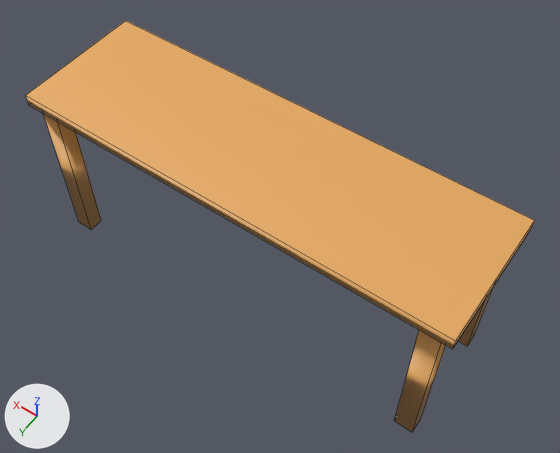
One commit to the FBX model Sources/Assets/Models/table.fbx: the scene before it, then after it.
Before and after are seen from a 50 mm lens placed at (-0.0745, 0.0982, 0.1322), pointed at (-0.0034, -0.0013, -0.024). Lighting does not change. The marker at lower left points along +X, +Y and +Z. Mesh edges are drawn as thin lines.

In view in the first picture: 'table'.
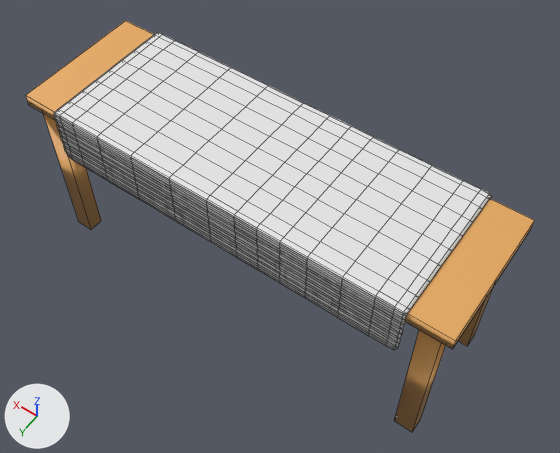
Boxes (x1, y1, x2, y2) around the edits, measured in the pictures (560 x 453 px):
'nape', added: after (54, 32, 492, 350)
'table', unchanged, covered by the edit: (26, 21, 535, 432) in both

The change, as a diff of the scene's bpy script:
```diff
--- a/Sources/Assets/Models/table.fbx.py
+++ b/Sources/Assets/Models/table.fbx.py
@@ mat_coussin_002 @@
+mat_coussin_002 = principled_material('Coussin_002')
+mat_coussin_002.base_color = (0.8, 0.8, 0.8)  # white #e7e7e7
@@ me_nape @@
+me_nape.from_pydata(...)  # 954 vertices, 952 faces; spans x -3.4..3.4, y -1.6..1.6, z -13.5..2.4
+me_nape.materials.append(mat_coussin_002)  # white #e7e7e7
@@ ob_nape @@
+ob_nape = bpy.data.objects.new('nape', me_nape)
+ob_nape.location = (0.0005, 0.0, 0.0)
+ob_nape.rotation_euler = (-3.142, 0.0, 0.0)  # degrees (-180, 0, 0)
+ob_nape.scale = (-0.0143, -0.0118, -0.001)
```
